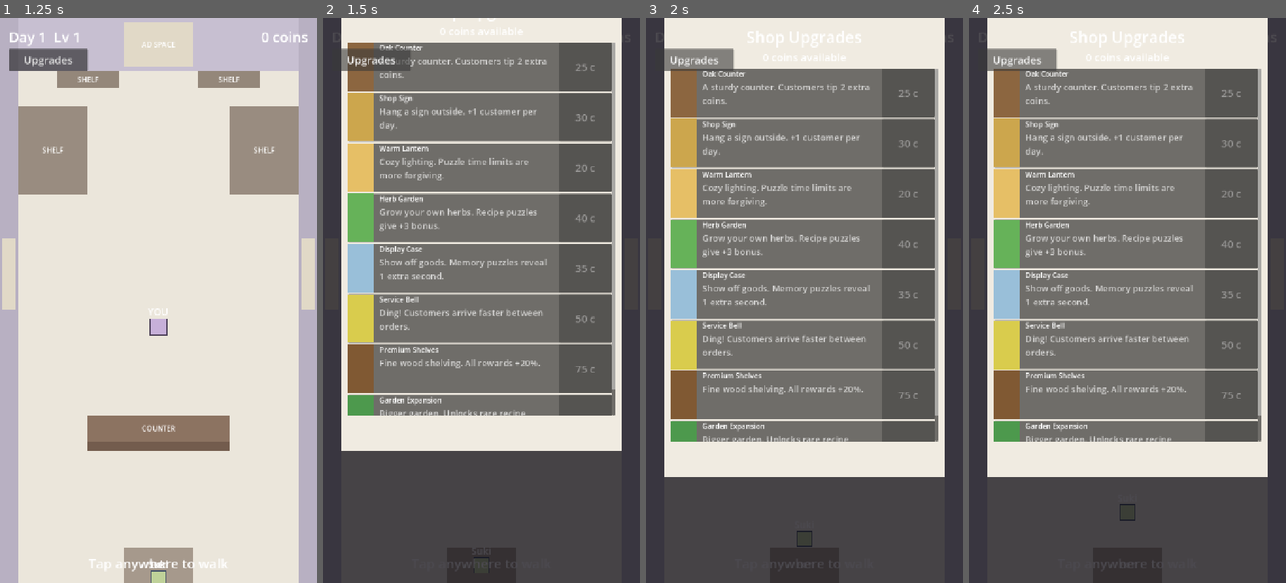
Above: before the commit, frames 1-4 (left to right).
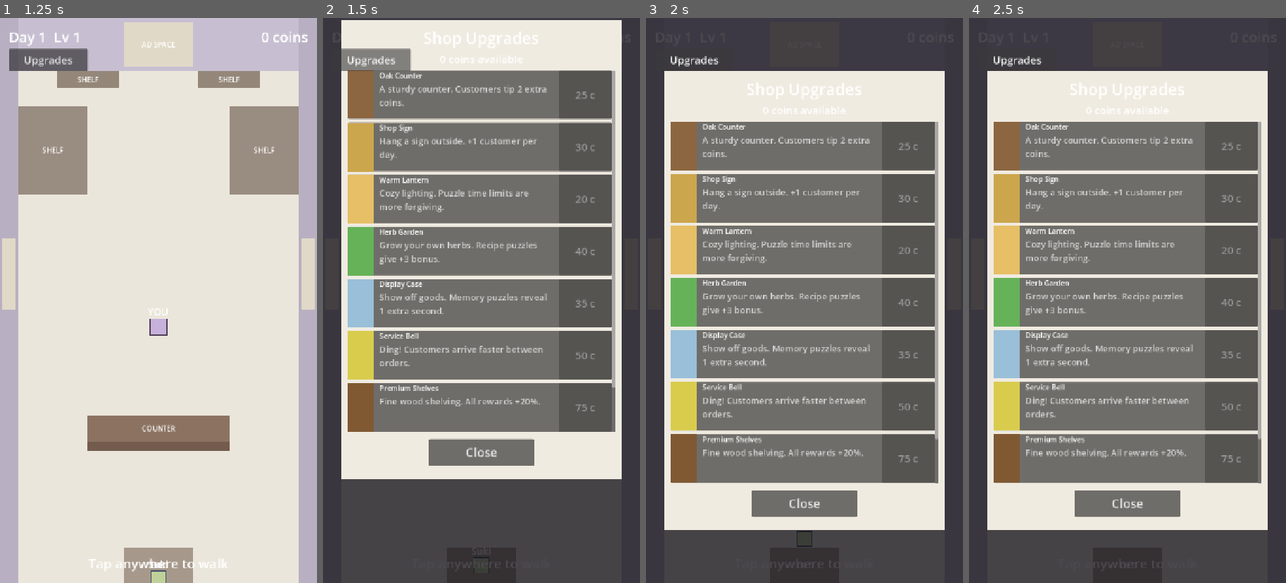
Above: after the commit, the same moments.

Repository: nkongecraig-max/theveil
Game: Godot game, scene res://scenes/main/main_menu.tscn
Same seed, same stepped clock (60 frames per second), same inputs: the game is played once before the commit and once after it.
Inputs:
- Up to frame 1 (1.25 s): click "New Game" at 0.5 s
- Up to frame 2 (1.5 s): click "Upgrades" at 1.25 s
- Up to frame 3 (2 s): no input
- Up to frame 4 (2.5 s): click "Upgrades" at 2 s

Frame 1 is identical in both runs. In frame 2, 26% of the frame differs, in the area x 5-95%, y 0-82%; in frame 3, 44%, in the area x 5-95%, y 0-91%; in frame 4, 44%.
Error before the commit: Invalid access to property or key 'pressed' on a base object of type 'null instance'. (res://scripts/shop/upgrade_shop.gd:88)

Commit message:
Fix upgrade shop crash — build UI in code, simplify tscn
The tscn had invalid syntax (add_theme_constant_override in scene file)
which broke Godot's scene parser. Moved all UI construction to _build_ui()
in the script and reduced the tscn to a bare Control node.

Co-Authored-By: Claude Opus 4.6 <noreply@anthropic.com>

Diff:
--- a/scenes/shop/upgrade_shop.tscn
+++ b/scenes/shop/upgrade_shop.tscn
@@ -7,63 +7,5 @@
 anchors_preset = 15
 anchor_right = 1.0
 anchor_bottom = 1.0
+mouse_filter = 2
 script = ExtResource("1")
-
-[node name="Dimmer" type="ColorRect" parent="."]
-layout_mode = 1
-anchors_preset = 15
-anchor_right = 1.0
-anchor_bottom = 1.0
-mouse_filter = 2
-color = Color(0.06, 0.05, 0.08, 0.75)
-
-[node name="PanelBG" type="ColorRect" parent="."]
-layout_mode = 0
-offset_left = 40.0
-offset_top = 120.0
-offset_right = 680.0
-offset_bottom = 1160.0
-color = Color(0.94, 0.92, 0.88, 1)
-
-[node name="TitleLabel" type="Label" parent="PanelBG"]
-layout_mode = 0
-offset_left = 20.0
-offset_top = 16.0
-offset_right = 620.0
-offset_bottom = 70.0
-theme_override_font_sizes/font_size = 36
-text = "Shop Upgrades"
-horizontal_alignment = 1
-vertical_alignment = 1
-
-[node name="CoinsDisplay" type="Label" parent="PanelBG"]
-layout_mode = 0
-offset_left = 20.0
-offset_top = 72.0
-offset_right = 620.0
-offset_bottom = 105.0
-theme_override_font_sizes/font_size = 24
-text = "0 coins available"
-horizontal_alignment = 1
-vertical_alignment = 1
-
-[node name="ScrollContainer" type="ScrollContainer" parent="PanelBG"]
-layout_mode = 0
-offset_left = 16.0
-offset_top = 115.0
-offset_right = 624.0
-offset_bottom = 960.0
-
-[node name="ItemContainer" type="VBoxContainer" parent="PanelBG/ScrollContainer"]
-layout_mode = 2
-size_flags_horizontal = 3
-add_theme_constant_override("separation", 8)
-
-[node name="CloseBtn" type="Button" parent="PanelBG"]
-layout_mode = 0
-offset_left = 180.0
-offset_top = 970.0
-offset_right = 460.0
-offset_bottom = 1030.0
-theme_override_font_sizes/font_size = 28
-text = "Close"
--- a/scripts/shop/upgrade_shop.gd
+++ b/scripts/shop/upgrade_shop.gd
@@ -3,19 +3,20 @@
 ## UpgradeShop - Panel where players spend coins on shop improvements.
 ## Opens from the day summary screen or a dedicated tap zone.
 ## Purchased upgrades are tracked in GameManager.shop_upgrades.
+## UI is built in code to avoid tscn parsing issues.
 
 signal upgrade_purchased(upgrade_id: String)
 signal panel_closed()
 
-@onready var panel_bg: ColorRect = $PanelBG
-@onready var title_label: Label = $PanelBG/TitleLabel
-@onready var coins_display: Label = $PanelBG/CoinsDisplay
-@onready var item_container: VBoxContainer = $PanelBG/ScrollContainer/ItemContainer
-@onready var close_btn: Button = $PanelBG/CloseBtn
+var panel_bg: ColorRect
+var title_label: Label
+var coins_display: Label
+var item_container: VBoxContainer
+var close_btn: Button
 
 var is_open: bool = false
 
-# All available upgrades — id, name, description, cost, icon_color, effect
+# All available upgrades
 var upgrade_catalog: Array[Dictionary] = [
 	{
 		"id": "better_counter",
@@ -23,7 +24,6 @@
 		"desc": "A sturdy counter. Customers tip 2 extra coins.",
 		"cost": 25,
 		"color": Color(0.55, 0.4, 0.25),
-		"tier": 1,
 	},
 	{
 		"id": "shop_sign",
@@ -31,7 +31,6 @@
 		"desc": "Hang a sign outside. +1 customer per day.",
 		"cost": 30,
 		"color": Color(0.8, 0.65, 0.3),
-		"tier": 1,
 	},
 	{
 		"id": "lantern",
@@ -39,7 +38,6 @@
 		"desc": "Cozy lighting. Puzzle time limits are more forgiving.",
 		"cost": 20,
 		"color": Color(0.9, 0.75, 0.4),
-		"tier": 1,
 	},
 	{
 		"id": "herb_garden",
@@ -47,7 +45,6 @@
 		"desc": "Grow your own herbs. Recipe puzzles give +3 bonus.",
 		"cost": 40,
 		"color": Color(0.4, 0.7, 0.35),
-		"tier": 2,
 	},
 	{
 		"id": "display_case",
@@ -55,7 +52,6 @@
 		"desc": "Show off goods. Memory puzzles reveal 1 extra second.",
 		"cost": 35,
 		"color": Color(0.6, 0.75, 0.85),
-		"tier": 2,
 	},
 	{
 		"id": "bell",
@@ -63,7 +59,6 @@
 		"desc": "Ding! Customers arrive faster between orders.",
 		"cost": 50,
 		"color": Color(0.85, 0.8, 0.3),
-		"tier": 2,
 	},
 	{
 		"id": "premium_shelves",
@@ -71,7 +66,6 @@
 		"desc": "Fine wood shelving. All rewards +20%.",
 		"cost": 75,
 		"color": Color(0.5, 0.35, 0.2),
-		"tier": 3,
 	},
 	{
 		"id": "garden_expansion",
@@ -79,13 +73,66 @@
 		"desc": "Bigger garden. Unlocks rare recipe ingredients.",
 		"cost": 60,
 		"color": Color(0.3, 0.6, 0.3),
-		"tier": 3,
 	},
 ]
 
 func _ready() -> void:
+	_build_ui()
 	visible = false
 	close_btn.pressed.connect(close_panel)
+
+func _build_ui() -> void:
+	# Dimmer
+	var dimmer = ColorRect.new()
+	dimmer.set_anchors_preset(Control.PRESET_FULL_RECT)
+	dimmer.color = Color(0.06, 0.05, 0.08, 0.75)
+	dimmer.mouse_filter = Control.MOUSE_FILTER_IGNORE
+	add_child(dimmer)
+
+	# Panel background
+	panel_bg = ColorRect.new()
+	panel_bg.position = Vector2(40, 120)
+	panel_bg.size = Vector2(640, 1040)
+	panel_bg.color = Color(0.94, 0.92, 0.88)
+	add_child(panel_bg)
+
+	# Title
+	title_label = Label.new()
+	title_label.text = "Shop Upgrades"
+	title_label.add_theme_font_size_override("font_size", 36)
+	title_label.horizontal_alignment = HORIZONTAL_ALIGNMENT_CENTER
+	title_label.position = Vector2(20, 16)
+	title_label.size = Vector2(600, 54)
+	panel_bg.add_child(title_label)
+
+	# Coins display
+	coins_display = Label.new()
+	coins_display.text = "0 coins available"
+	coins_display.add_theme_font_size_override("font_size", 24)
+	coins_display.horizontal_alignment = HORIZONTAL_ALIGNMENT_CENTER
+	coins_display.position = Vector2(20, 72)
+	coins_display.size = Vector2(600, 33)
+	panel_bg.add_child(coins_display)
+
+	# Scroll container
+	var scroll = ScrollContainer.new()
+	scroll.position = Vector2(16, 115)
+	scroll.size = Vector2(608, 820)
+	panel_bg.add_child(scroll)
+
+	# Item container inside scroll
+	item_container = VBoxContainer.new()
+	item_container.size_flags_horizontal = Control.SIZE_EXPAND_FILL
+	item_container.add_theme_constant_override("separation", 8)
+	scroll.add_child(item_container)
+
+	# Close button
+	close_btn = Button.new()
+	close_btn.text = "Close"
+	close_btn.add_theme_font_size_override("font_size", 28)
+	close_btn.position = Vector2(200, 950)
+	close_btn.size = Vector2(240, 60)
+	panel_bg.add_child(close_btn)
 
 func open_panel() -> void:
 	if is_open:
@@ -95,15 +142,15 @@
 	_update_coins_display()
 	visible = true
 	# Slide up
-	panel_bg.position.y = 600.0
+	panel_bg.position.y = 1300.0
 	var tween = create_tween()
-	tween.tween_property(panel_bg, "position:y", 0.0, 0.3).set_ease(Tween.EASE_OUT).set_trans(Tween.TRANS_BACK)
+	tween.tween_property(panel_bg, "position:y", 120.0, 0.3).set_ease(Tween.EASE_OUT).set_trans(Tween.TRANS_BACK)
 
 func close_panel() -> void:
 	if not is_open:
 		return
 	var tween = create_tween()
-	tween.tween_property(panel_bg, "position:y", 600.0, 0.2).set_ease(Tween.EASE_IN)
+	tween.tween_property(panel_bg, "position:y", 1300.0, 0.2).set_ease(Tween.EASE_IN)
 	tween.tween_callback(func():
 		visible = false
 		is_open = false
@@ -116,7 +163,6 @@
 func _refresh_list() -> void:
 	for child in item_container.get_children():
 		child.queue_free()
-
 	for upgrade in upgrade_catalog:
 		_add_upgrade_card(upgrade)
 
@@ -135,7 +181,6 @@
 	swatch.custom_minimum_size = Vector2(60, 60)
 	swatch.color = upgrade["color"]
 	if owned:
-		# Add a checkmark overlay effect — dim the color
 		swatch.color = upgrade["color"].lightened(0.3)
 	hbox.add_child(swatch)
 
@@ -179,31 +224,23 @@
 	item_container.add_child(card)
 
 func _buy_upgrade(upgrade_id: String) -> void:
-	# Find the upgrade data
 	var upgrade_data: Dictionary = {}
 	for u in upgrade_catalog:
 		if u["id"] == upgrade_id:
 			upgrade_data = u
 			break
-
 	if upgrade_data.is_empty():
 		return
-
-	# Try to spend coins
 	if not GameManager.spend_coins(upgrade_data["cost"]):
 		return
 
-	# Track the purchase
 	GameManager.shop_upgrades.append(upgrade_id)
 	upgrade_purchased.emit(upgrade_id)
 	Analytics.track_event("upgrade_purchased", {"id": upgrade_id, "cost": upgrade_data["cost"]})
 	print("[UpgradeShop] Purchased: %s for %d coins" % [upgrade_data["name"], upgrade_data["cost"]])
 
-	# Refresh the list to show owned state
 	_refresh_list()
 	_update_coins_display()
-
-	# Flash feedback
 	_show_purchase_flash()
 
 func _show_purchase_flash() -> void:
@@ -216,37 +253,32 @@
 	tween.tween_property(flash, "modulate:a", 0.0, 0.4)
 	tween.tween_callback(func(): flash.queue_free())
 
-# -- Upgrade effect helpers (called by shop.gd) --
+# -- Upgrade effect helpers (called by other scripts) --
 
 static func has_upgrade(upgrade_id: String) -> bool:
 	return upgrade_id in GameManager.shop_upgrades
 
 static func get_tip_bonus() -> int:
-	# Oak Counter gives +2 tip
 	if "better_counter" in GameManager.shop_upgrades:
 		return 2
 	return 0
 
 static func get_extra_customers() -> int:
-	# Shop Sign gives +1 customer
 	if "shop_sign" in GameManager.shop_upgrades:
 		return 1
 	return 0
 
 static func get_memory_bonus_time() -> float:
-	# Display Case gives +1s reveal
 	if "display_case" in GameManager.shop_upgrades:
 		return 1.0
 	return 0.0
 
 static func get_recipe_bonus() -> int:
-	# Herb Garden gives +3 recipe reward
 	if "herb_garden" in GameManager.shop_upgrades:
 		return 3
 	return 0
 
 static func get_reward_multiplier() -> float:
-	# Premium Shelves gives 1.2x
 	if "premium_shelves" in GameManager.shop_upgrades:
 		return 1.2
 	return 1.0
